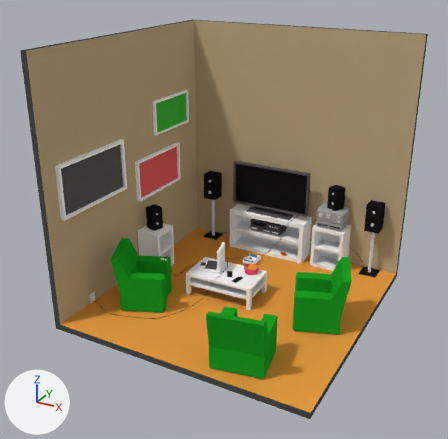
An edit to the Blender file indoors/scene-guestroom.blend, drawn before and after from the same camera.
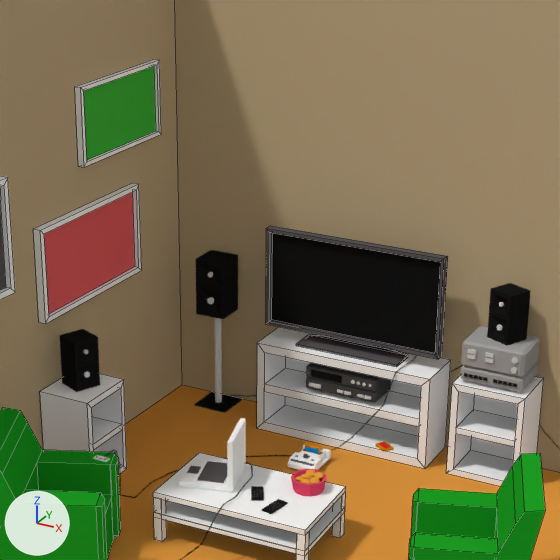
Each version is shown whole from a 50 mm camera at (2.97, -5.81, 3.89) aimed at (-0.12, -0.2, 1.08), then close up on the part from 27% to 80% of the width and 15% to 69% of the height. The lights are fixed; the arrows at lower left show +X, +Y and +Z. The close-ups show mesh edges as thin lines.

The first close-up shows 'Amplifier', 'Armchair1', 'Armchair3', 'Picture1', 'Picture3', 'Room', 'Speaker2', 'Stand1', 'Stand2', 'StandWide', 'Table', 'Tv'.
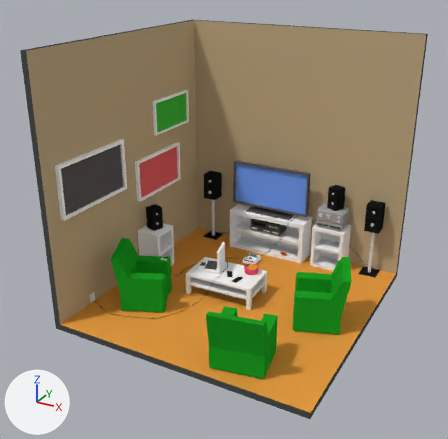
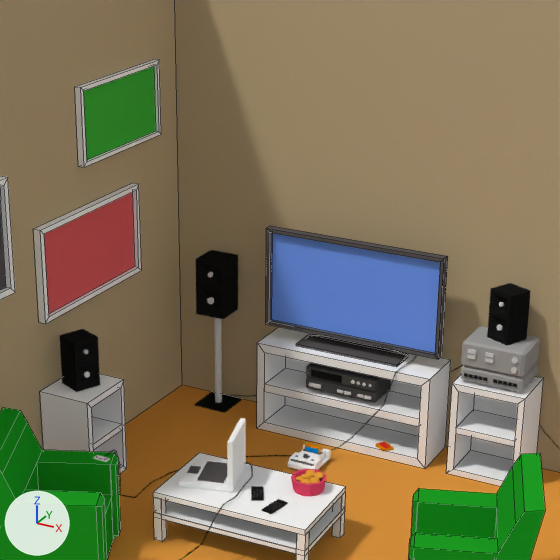
Where the change shows, as pixel boxes (x1, y1, x2, y2) in the close-ups (560 x 560 px):
'Tv', recoloured (black to blue): (268, 230, 447, 367) in both

The edits, one by one:
Material 'DisplayMat.002' (mat_displaymat_002) changes colour from black #181818 to blue #74a1ff; in linear values from (0.00902, 0.00902, 0.00902) to (0.175, 0.356, 1.0).
